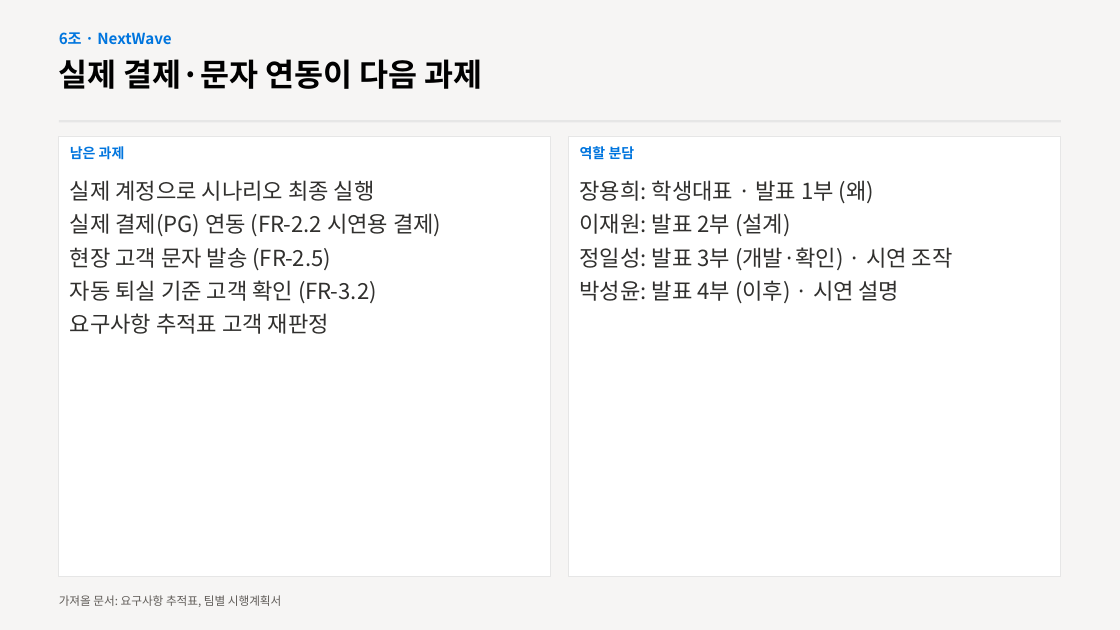
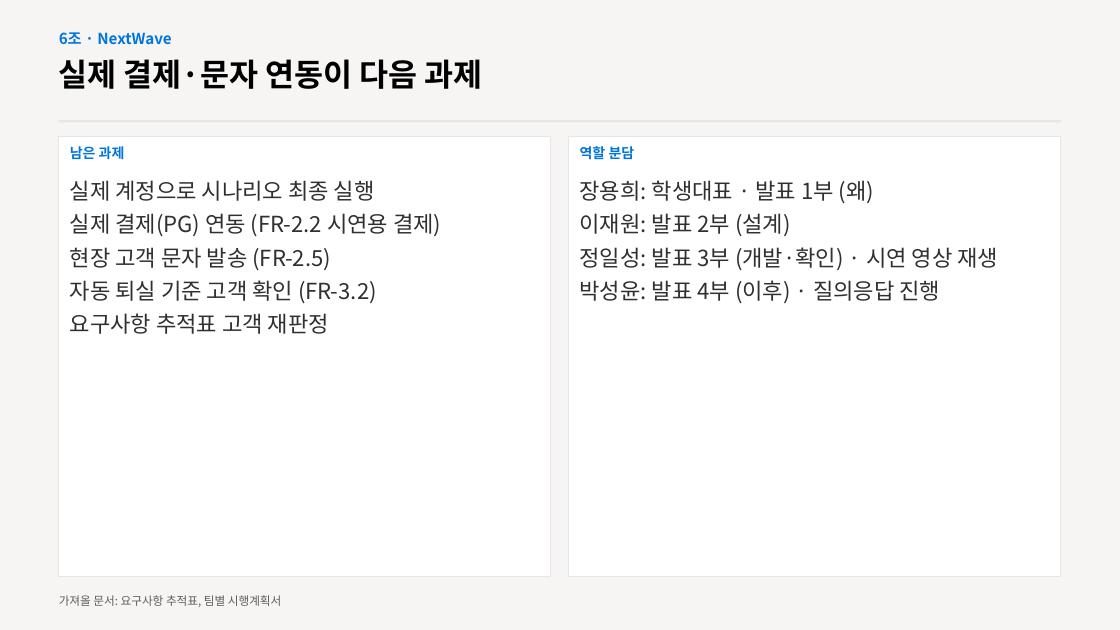
Before and after one commit to dlftjd6623-coder/nextwave, a slide deck: slide 14 of docs/발표자료_6조.pptx. Drawn at 1120x630 pixels with LibreOffice and Linux fonts; fonts in the diff are those of the drawing. Boxes give left, top, right and bottom in pixels: in the first picture for what was removed or moved away, otherwise in the second. Text is boxed around its words. In the diff, an @@ line names an element or a change of style, - is before the commit and + after.

```diff
--- a/docs/발표자료_6조.pptx
+++ b/docs/발표자료_6조.pptx
@@ text at [580,247,998,303]: text changed @@
-정일성: 발표 3부 (개발·확인) · 시연 조작
-박성윤: 발표 4부 (이후) · 시연 설명
+정일성: 발표 3부 (개발·확인) · 시연 영상 재생
+박성윤: 발표 4부 (이후) · 질의응답 진행
```
Also in this commit, not shown: 2 other slides changed.
